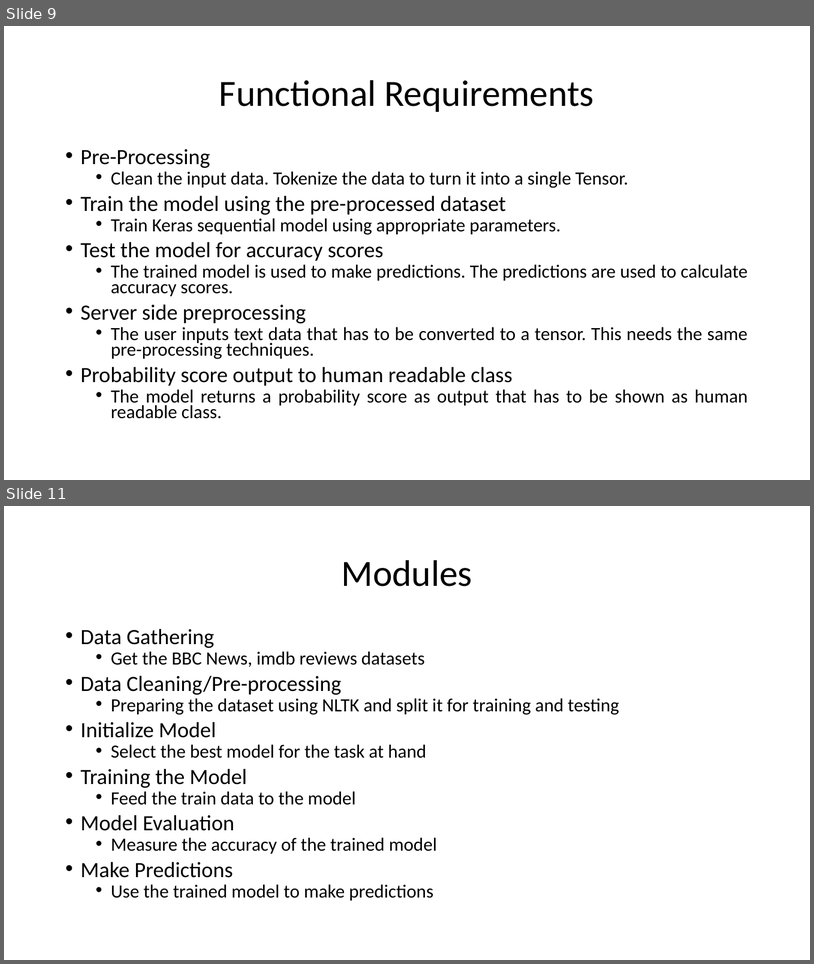
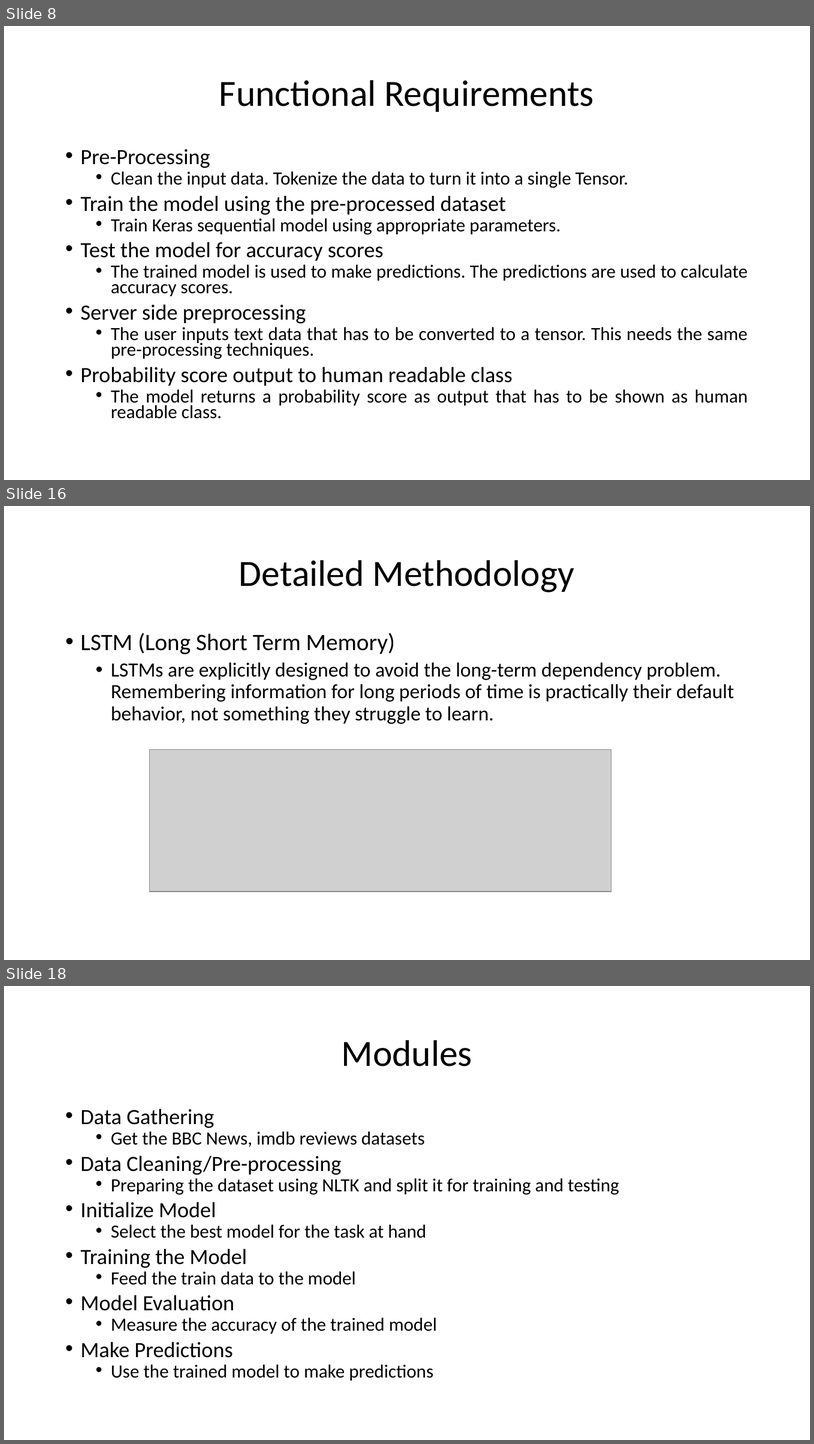
Before and after one commit to HarshaKy/text-classifier, a slide deck: docs/Presentation.pptx. Shown one above the other, each under a label of ours: slides 9 and 11 before the commit, slides 8, 16 and 18 after it; the slides between them are not shown. The pictures are 814x964 and 814x1444 pixels, drawn with LibreOffice and Linux fonts; fonts in the diff are those of the drawing; grey boxes stand for pictures. Boxes give left, top, right and bottom in pixels: in the first picture for what was removed or moved away, otherwise in the second. Text is boxed around its words. In the diff, an @@ line names an element or a change of style, - is before the commit and + after.

```diff
--- a/docs/Presentation.pptx
+++ b/docs/Presentation.pptx
@@ slide 16 added at bbox=[4, 506, 810, 960], background #FFFFFF @@
@@ title added at bbox=[239, 560, 575, 592], 44 pt, text #000000 @@
+Detailed Methodology
@@ text added at bbox=[81, 633, 734, 724], 24 pt, text #000000 @@
+• LSTM (Long Short Term Memory)
+  • LSTMs are explicitly designed to avoid the long-term dependency problem. Remembering information for long periods of time is practically their default behavior, not something they struggle to learn.
@@ picture added at bbox=[150, 750, 612, 891] @@
@@ what was slide 9 is now slide 8 @@
@@ what was slide 11 is now slide 18 @@
```
Also in this commit, not shown: 4 slides changed, 6 other slides added.
